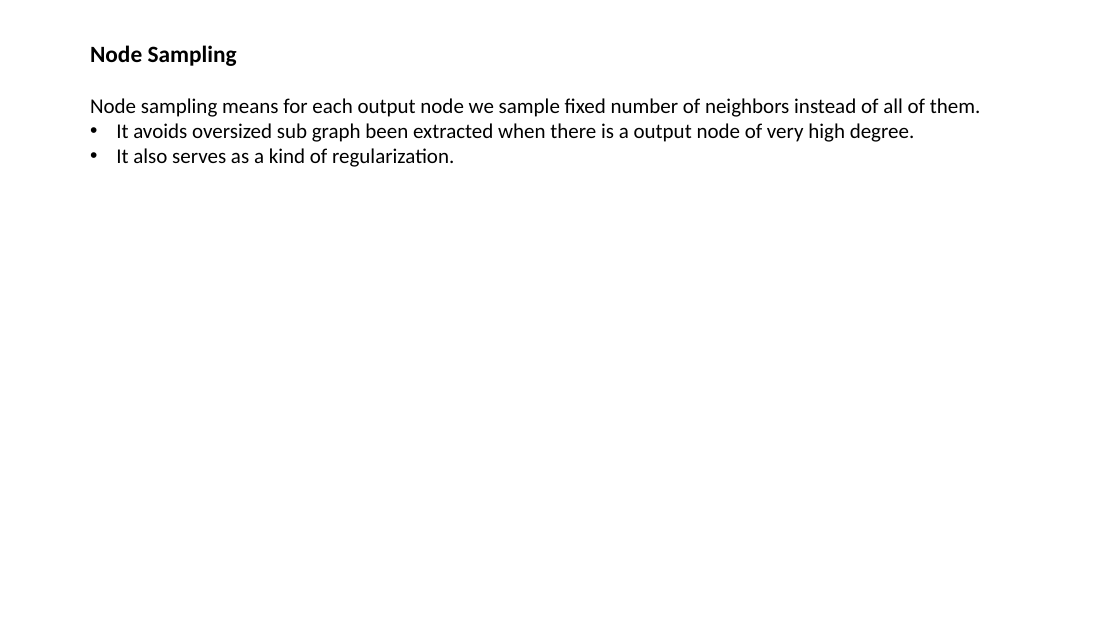
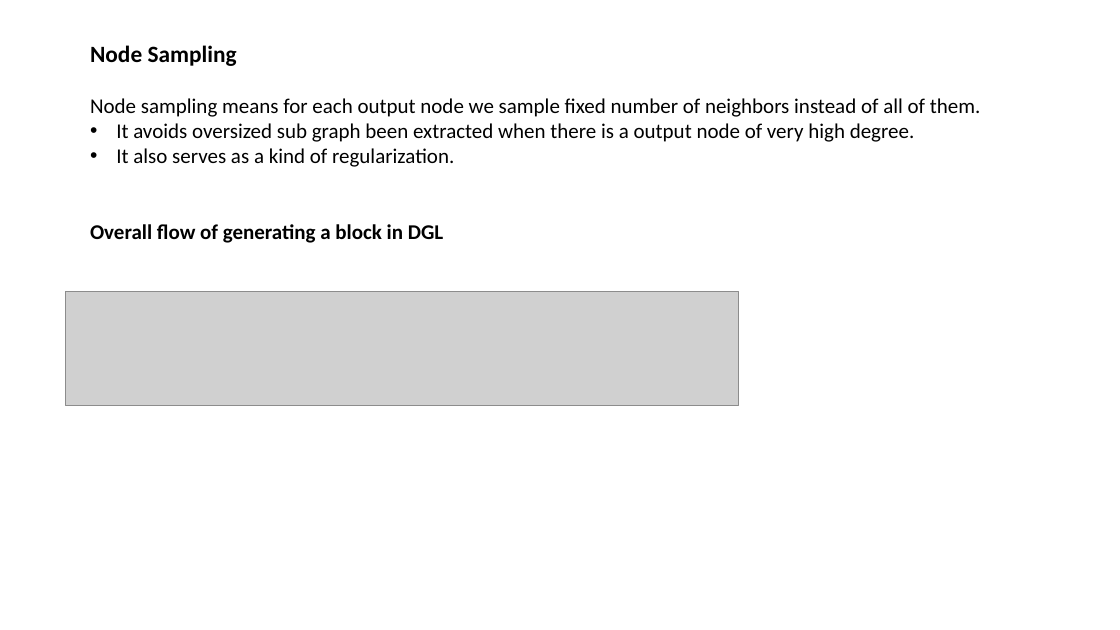
Before and after one commit to 596050/DGL_Internal_Workshop_April2020, a slide deck: slide 6 of Session07-batching_and_sampling_in_dgl.pptx. Drawn at 1120x630 pixels with LibreOffice and Linux fonts; fonts in the diff are those of the drawing; grey boxes stand for pictures. Boxes give left, top, right and bottom in pixels: in the first picture for what was removed or moved away, otherwise in the second. Text is boxed around its words. In the diff, an @@ line names an element or a change of style, - is before the commit and + after.

Commit message:
add program flow

```diff
--- a/Session07-batching_and_sampling_in_dgl.pptx
+++ b/Session07-batching_and_sampling_in_dgl.pptx
@@ text at bbox=[90, 224, 443, 243]: paragraph added @@
+Overall flow of generating a block in DGL
@@ picture added at bbox=[66, 292, 739, 407] @@
```
Also in this commit, not shown: 1 slide added.
